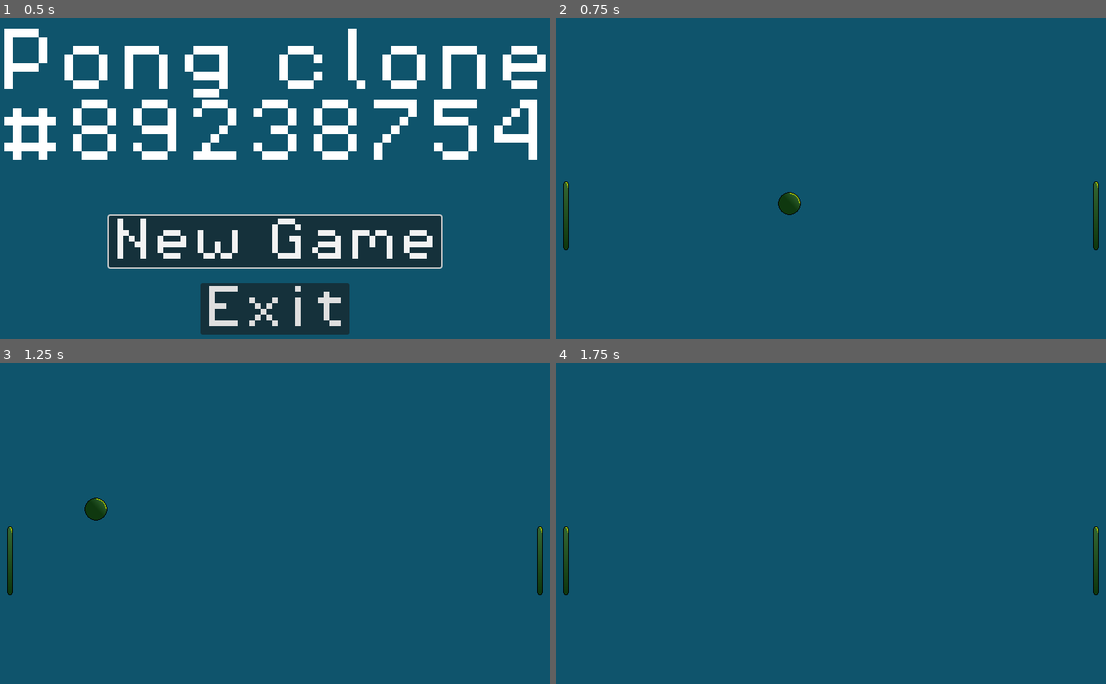
Above: before the commit, frames 1-4 (two rows, left to right).
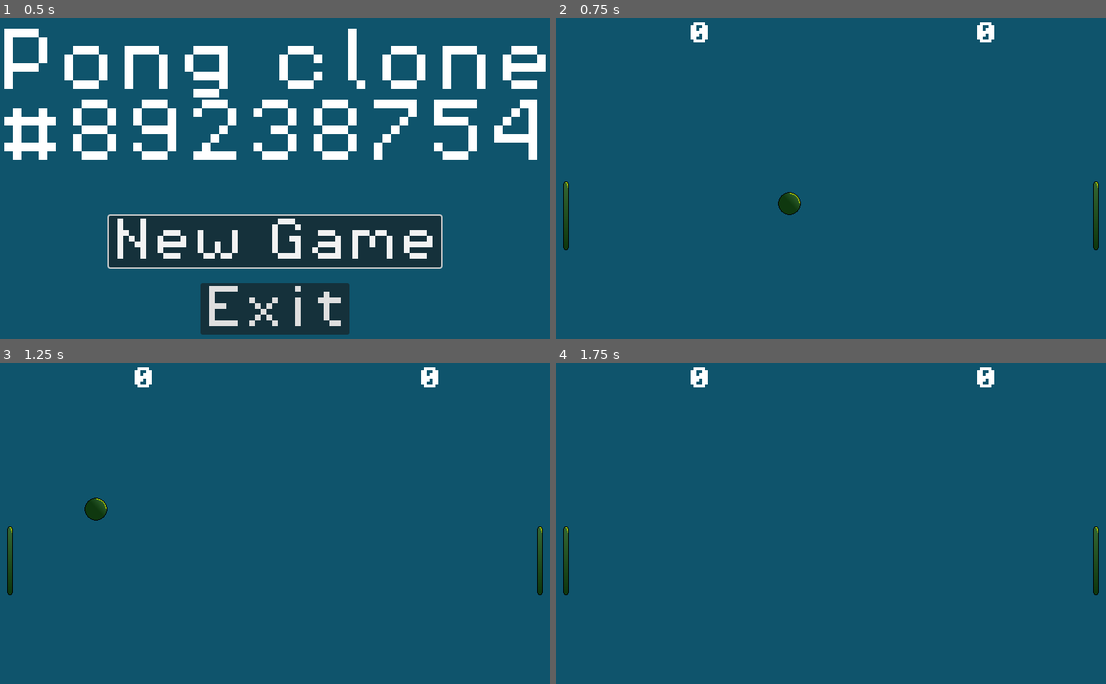
Above: after the commit, the same moments.

Repository: Alucat1986/Pong
Game: Godot game, scene res://scenes/menus/main_menu.tscn
Two runs of this game, one before a commit and one after it. Both use one fixed random seed, a clock stepped at 60 frames per second and the inputs below.
Inputs (mouse positions are in pixels of both pictures, inside the frame that each line leads up to):
- Up to frame 1 (0.5 s): no input
- Up to frame 2 (0.75 s): click "New Game" at 0.5 s
- Up to frame 3 (1.25 s): no input
- Up to frame 4 (1.75 s): move the mouse to (957, 539) at 1.27 s; hold W (move_up) from 1.28 s (still down)

Frame 1 is identical in both runs. In frame 2, 0.3% of the frame differs, in the area x 24-80%, y 1-8%; in frame 3, 0.3%; in frame 4, 0.3%.

Commit message:
Changed the global from only the script of the gameManger to a full scene containing a little GUI. This commit is also needed for the previous commit for the global groups.

Diff:
--- a/project.godot
+++ b/project.godot
@@ -19,12 +19,18 @@
 
 [autoload]
 
-GameManager="*res://scripts/globals/game_manager.gd"
+GameManager="*res://scenes/globals/game_manager.tscn"
 
 [display]
 
 window/size/viewport_width=800
 window/size/viewport_height=600
+
+[global_group]
+
+Ball=""
+Paddles=""
+Obstacles=""
 
 [input]
 
--- /dev/null
+++ b/scenes/globals/game_manager.tscn
@@ -0,0 +1,15 @@
+[gd_scene load_steps=4 format=3 uid="uid://bgx14tbqbtxh4"]
+
+[ext_resource type="Script" path="res://scripts/globals/game_manager.gd" id="1_rp647"]
+[ext_resource type="PackedScene" uid="uid://bw28rnkgff3p6" path="res://scenes/gui/gui.tscn" id="2_dfdvo"]
+[ext_resource type="AudioStream" uid="uid://do5nodpt56isv" path="res://assets/sounds/goal.wav" id="3_rkxkc"]
+
+[node name="GameManager" type="Node"]
+script = ExtResource("1_rp647")
+
+[node name="GUI" parent="." instance=ExtResource("2_dfdvo")]
+visible = false
+
+[node name="Goal" type="AudioStreamPlayer2D" parent="."]
+stream = ExtResource("3_rkxkc")
+volume_db = -24.0
--- /dev/null
+++ b/scenes/gui/gui.tscn
@@ -0,0 +1,23 @@
+[gd_scene load_steps=2 format=3 uid="uid://bw28rnkgff3p6"]
+
+[ext_resource type="FontFile" uid="uid://8otdgq1u3qwk" path="res://assets/fonts/PixelOperator8-Bold.ttf" id="1_inmlv"]
+
+[node name="GUI" type="CanvasLayer"]
+
+[node name="PlayerScore" type="Label" parent="."]
+offset_left = 200.0
+offset_top = 30.0
+offset_right = 264.0
+offset_bottom = 62.0
+theme_override_fonts/font = ExtResource("1_inmlv")
+theme_override_font_sizes/font_size = 32
+text = "0"
+
+[node name="AiScore" type="Label" parent="."]
+offset_left = 600.0
+offset_top = 30.0
+offset_right = 664.0
+offset_bottom = 62.0
+theme_override_fonts/font = ExtResource("1_inmlv")
+theme_override_font_sizes/font_size = 32
+text = "0"
--- a/scripts/globals/game_manager.gd
+++ b/scripts/globals/game_manager.gd
@@ -1,15 +1,34 @@
 extends Node
 
+var playerScore : int = 0
+var aiScore : int = 0
+var gameOver : bool = false
 
 # Called when the node enters the scene tree for the first time.
 func _ready() -> void:
-	pass # Replace with function body.
-
+	$GUI/PlayerScore.text = str(playerScore)
+	$GUI/AiScore.text = str(aiScore)
 
 # Called every frame. 'delta' is the elapsed time since the previous frame.
 func _process(_delta: float) -> void:
-	pass
-
+	if gameOver:
+		gameOver = false
+		get_tree().reload_current_scene()
 
 func startGame() -> void:
 	get_tree().change_scene_to_file(("res://scenes/level/level.tscn"))
+	$GUI.visible = true
+
+func aiScoresPoint() -> void:
+	aiScore += 1
+	resetGame()
+
+func playerScoresPoint() -> void:
+	playerScore += 1
+	resetGame()
+
+func resetGame() -> void:
+	$GUI/PlayerScore.text = str(playerScore)
+	$GUI/AiScore.text = str(aiScore)
+	$Goal.play()
+	gameOver = true
